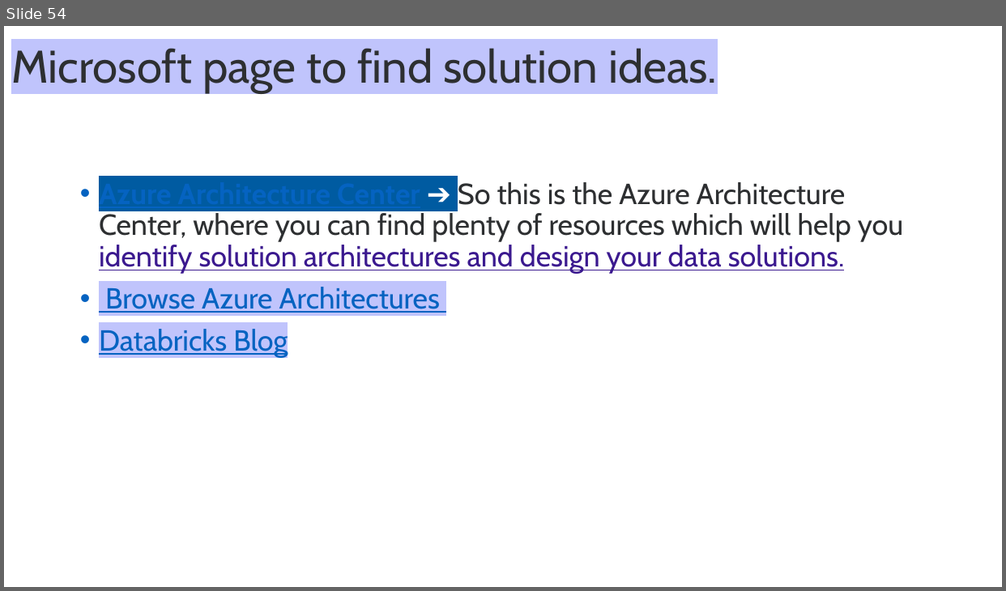
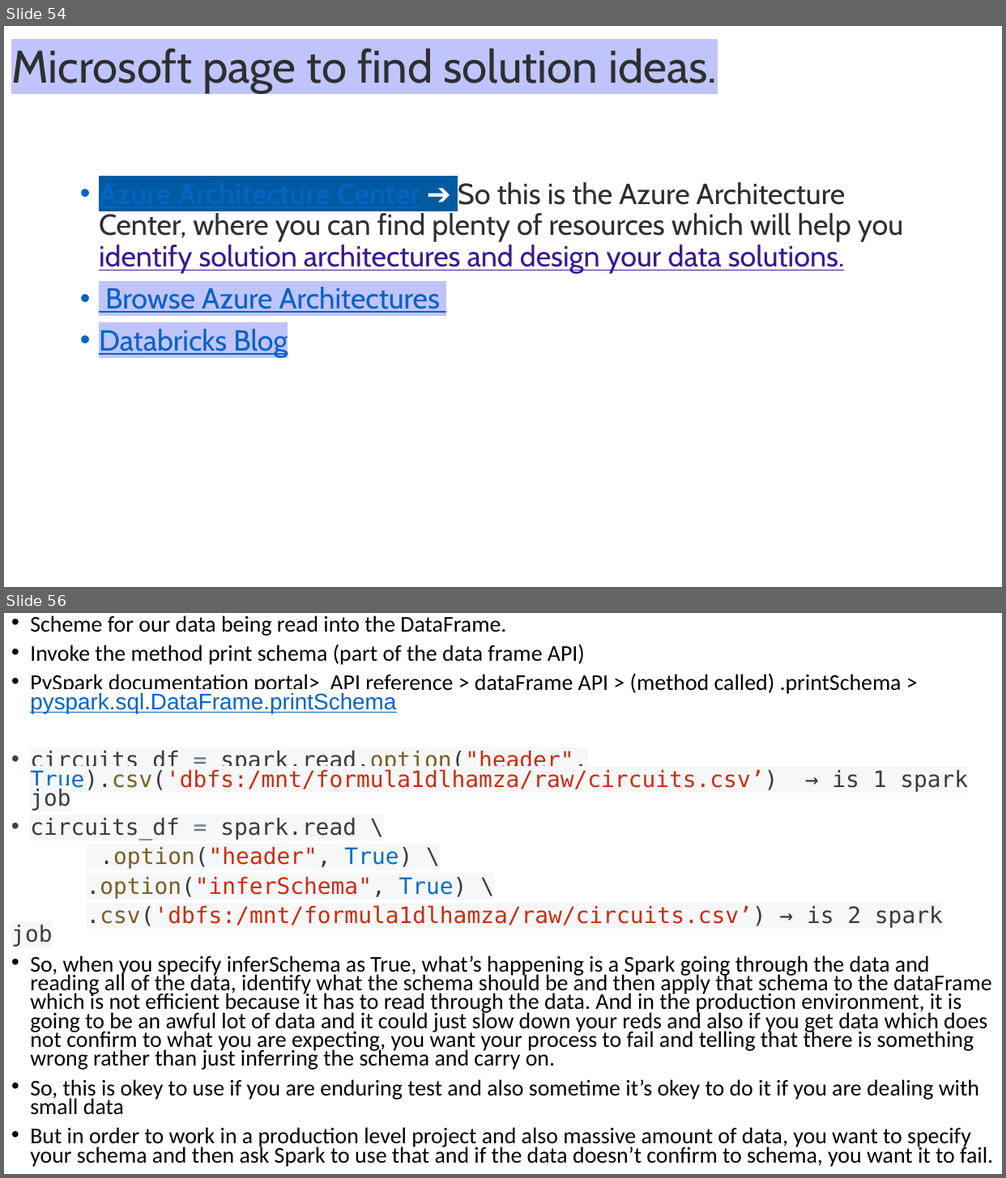
Before and after one commit to Hamza20203064/QuantumFlow-Databricks-ETL, a slide deck: Azure Databricks.pptx. Shown one above the other, each under a label of ours: slide 54 before the commit, slides 54 and 56 after it; the slides between them are not shown. The pictures are 1006x591 and 1006x1178 pixels, drawn with LibreOffice and Linux fonts; fonts in the diff are those of the drawing. Boxes give left, top, right and bottom in pixels: in the first picture for what was removed or moved away, otherwise in the second. Text is boxed around its words. In the diff, an @@ line names an element or a change of style, - is before the commit and + after.

```diff
--- a/Azure Databricks.pptx
+++ b/Azure Databricks.pptx
@@ slide 56 added at [4, 613, 1002, 1174], background #FFFFFF @@
@@ text added at [11, 615, 993, 1167], 21.7 pt, text #000000 @@
+• Scheme for our data being read into the DataFrame.
+• Invoke the method print schema (part of the data frame API)
+• PySpark documentation portal> API reference > dataFrame API > (method called) .printSchema > pyspark.sql.DataFrame.printSchema
+• circuits_df = spark.read.option("header", True).csv('dbfs:/mnt/formula1dlhamza/raw/circuits.csv’) → is 1 spark job
+• circuits_df = spark.read \
+.option("header", True) \
+.option("inferSchema", True) \
+.csv('dbfs:/mnt/formula1dlhamza/raw/circuits.csv’) → is 2 spark job
+• So, when you specify inferSchema as True, what’s happening is a Spark going through the data and reading all of the data, identify what the schema should be and then apply that schema to the dataFrame which is not efficient because it has to read through the data. And in the production environment, it is going to be an awful lot of data and it could just slow down your reds and also if you get data which does not confirm to what you are expecting, you want your process to fail and telling that there is something wrong rather than just inferring the schema and carry on.
+• So, this is okey to use if you are enduring test and also sometime it’s okey to do it if you are dealing with small data
+• But in order to work in a production level project and also massive amount of data, you want to specify your schema and then ask Spark to use that and if the data doesn’t confirm to schema, you want it to fail.
```
Also in this commit, not shown: 12 other slides added, 2 other files.
